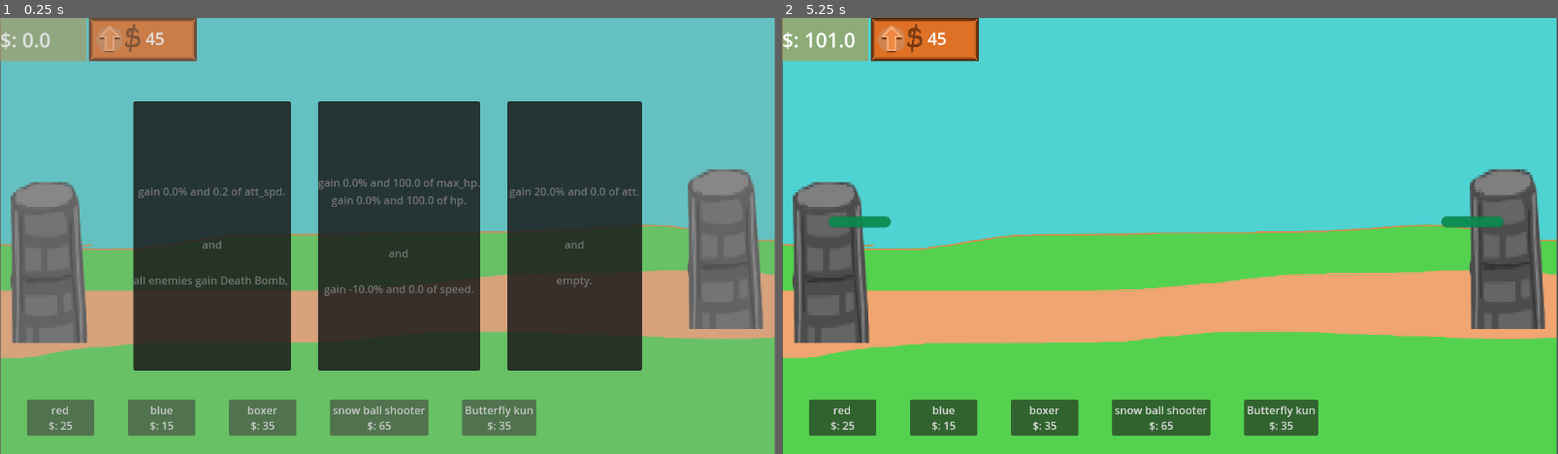
Above: before the commit, frames 1-2 (left to right).
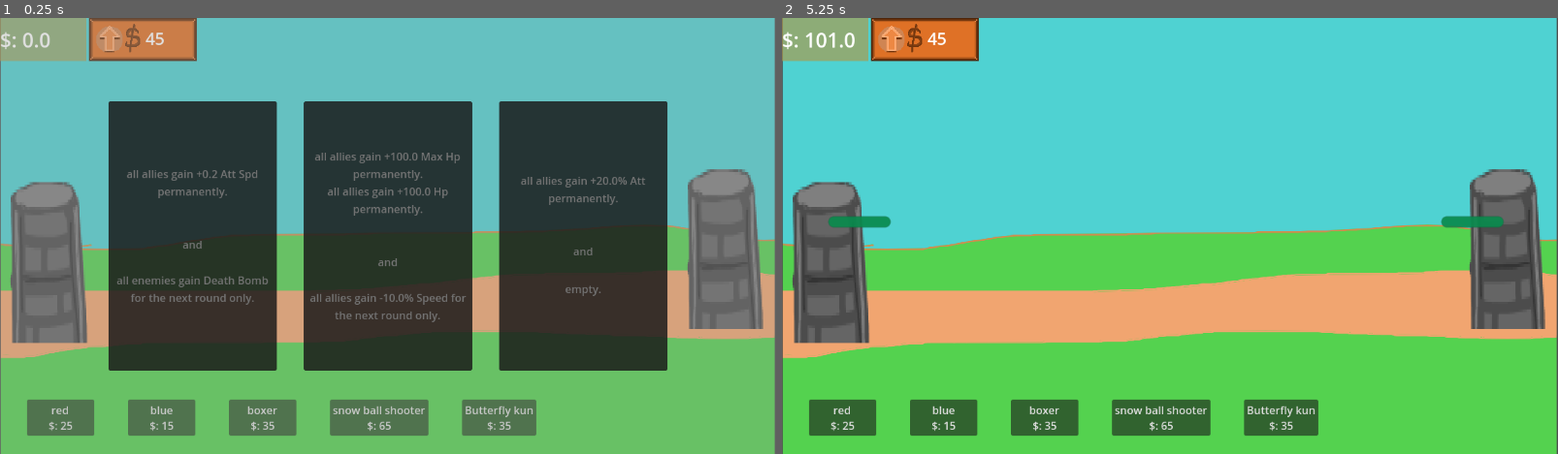
Above: after the commit, the same moments.

Repository: redmaker007/FFFight
Game: Godot game, scene res://scene/node_2d.tscn
The game is run twice, just before and just after one commit, with the same random seed, the same clock (stepped at 60 frames per second) and the same inputs.
Inputs (mouse positions are in pixels of both pictures, inside the frame that each line leads up to):
- Up to frame 1 (0.25 s): no input
- Up to frame 2 (5.25 s): click "45" at 0.5 s; click "red $: 25" at 1.25 s; click "blue $: 15" at 2 s; click "boxer $: 35" at 2.75 s; click "snow ball shooter $: 65" at 3.5 s; click "Butterfly kun $: 35" at 4.25 s; click (991, 236) at 5.02 s

The runs differ from the first frame. In frame 1, 9.7% of the frame differs, in the area x 14-86%, y 19-81%; in frame 2, nothing differs.

Commit message:
update0.79

Diff:
--- a/enemy_spawner.gd
+++ b/enemy_spawner.gd
@@ -8,7 +8,7 @@
 
 var GM
 
-var pool = ["red","blue","boxer","snow_b_s","butterfly_k"]
+var pool = ["red","blue","boxer","snow_b_s","bf_k"]
 var u_name
 
 var functioning
--- a/minion.gd
+++ b/minion.gd
@@ -186,13 +186,13 @@
 func play_hit_flash(t):
 	# 确保材质是唯一的 (Resource是共享的，不加这就所有怪一起闪)
 	# 注意：最好在 _ready 里做 duplicate，这里为了演示写在这里
-	if sprite.material:
+	if anim_sprite.material:
 		# 1. 设置为纯白
-		sprite.material.set_shader_parameter("flash_modifier", 0.5)
+		anim_sprite.material.set_shader_parameter("flash_modifier", 0.5)
 
 		# 2. 用 Tween 做一个快速的淡出动画 (0.1秒变回原色)
 		var tween = create_tween()
-		tween.tween_property(sprite.material, "shader_parameter/flash_modifier", 0.0, t)
+		tween.tween_property(anim_sprite.material, "shader_parameter/flash_modifier", 0.0, t)
 
 
 func attack_animation():
@@ -354,8 +354,8 @@
 
 	position = self.position - Vector2(0,size*50)
 	$health.value = 100
-	if sprite.material:
-		sprite.material = sprite.material.duplicate()
+	if anim_sprite.material:
+		anim_sprite.material = anim_sprite.material.duplicate()
 
 
 
--- a/resources/ability/death_bomb.tres
+++ b/resources/ability/death_bomb.tres
@@ -26,7 +26,7 @@
 [sub_resource type="Resource" id="Resource_yp6a8"]
 script = ExtResource("3_qut6n")
 target = SubResource("Resource_cm1u6")
-constant_damage_value = 50.0
+constant_damage_value = 20.0
 metadata/_custom_type_script = "uid://bre3b7pjo0lsm"
 
 [resource]
--- a/resources/hex/hex_3.tres
+++ b/resources/hex/hex_3.tres
@@ -14,7 +14,6 @@
 stat_str = "speed"
 percentage_change = -0.1
 target_selec = SubResource("Resource_sjbv6")
-one_time = false
 metadata/_custom_type_script = "uid://b03112umjschj"
 
 [sub_resource type="Resource" id="Resource_ioepy"]
@@ -26,6 +25,7 @@
 stat_str = "max_hp"
 addition_change = 100.0
 target_selec = SubResource("Resource_ioepy")
+one_time = false
 metadata/_custom_type_script = "uid://b03112umjschj"
 
 [sub_resource type="Resource" id="Resource_bmtxh"]
@@ -37,6 +37,7 @@
 stat_str = "hp"
 addition_change = 100.0
 target_selec = SubResource("Resource_bmtxh")
+one_time = false
 metadata/_custom_type_script = "uid://b03112umjschj"
 
 [resource]
--- a/resources/hex/hex_4.tres
+++ b/resources/hex/hex_4.tres
@@ -12,6 +12,7 @@
 [sub_resource type="Resource" id="Resource_sy4jd"]
 script = ExtResource("2_atlrb")
 X = 0.2
+one_time = false
 metadata/_custom_type_script = "uid://d0jfhbkrcy1xb"
 
 [resource]
--- a/resources/hex/hex_5.tres
+++ b/resources/hex/hex_5.tres
@@ -17,7 +17,7 @@
 script = ExtResource("4_07cdg")
 ability_l = Array[ExtResource("2_wqrmn")]([ExtResource("3_7aput")])
 target_selec = SubResource("Resource_2gq5l")
-one_time = false
+one_time = null
 metadata/_custom_type_script = "uid://d2by18j5333ew"
 
 [sub_resource type="Resource" id="Resource_61dnx"]
--- a/resources/hex/sub_hex/change_bank_money_rate_hex.gd
+++ b/resources/hex/sub_hex/change_bank_money_rate_hex.gd
@@ -10,5 +10,12 @@
 func hex_process_take_back(gm):
 	gm.ms.income_multiplyer = 1
 
-func get_description():
-	return "Gain "+str(X*100)+"% more money from bank."
+func get_description() -> String:
+	# 1. 组装基础句子
+	var base_desc = "Gain " + str(X * 100) + "% more money from the bank"
+
+	# 2. 根据 one_time 添加时间后缀
+	if one_time:
+		return base_desc + " for the next round only."
+	else:
+		return base_desc + " permanently."
--- a/resources/hex/sub_hex/give_target_stat.gd
+++ b/resources/hex/sub_hex/give_target_stat.gd
@@ -7,8 +7,40 @@
 
 @export var target_selec:target_selector
 
-func get_description():
-	return "gain "+str(percentage_change*100)+"% and "+str(addition_change)+" of "+str(stat_str)+"."
+func get_description() -> String:
+	# 1. 获取目标描述
+	var tar_desc = "Target"
+	if target_selec and target_selec.has_method("get_description"):
+		tar_desc = target_selec.get_description()
+
+	# 2. 智能拼接数值变化 (去掉为 0 的部分)
+	var changes = []
+	if percentage_change != 0:
+		# 如果是正数，加个 "+" 号更好看
+		var sign = "+" if percentage_change > 0 else ""
+		changes.append(sign + str(percentage_change * 100) + "%")
+
+	if addition_change != 0:
+		var sign = "+" if addition_change > 0 else ""
+		changes.append(sign + str(addition_change))
+
+	# 防御性检查：如果什么都没填
+	if changes.is_empty():
+		return "No stat changes."
+
+	var change_str = " and ".join(changes) # 拼成 "+10%" 或 "+10% and +5"
+
+	# 3. 美化属性名字 (例如: "max_hp" -> "Max Hp", "att" -> "Att")
+	var nice_stat_name = stat_str.replace("_", " ").capitalize()
+
+	# 4. 组装前半句: "[谁] 获得 [多少] 的 [什么属性]"
+	var base_desc = tar_desc + " gain " + change_str + " " + nice_stat_name
+
+	# 5. 加上你的时间后缀
+	if one_time:
+		return base_desc + " for the next round only."
+	else:
+		return base_desc + " permanently."
 
 func on_unit_spawn(m):
 	var tar = target_selec.tar_select(m)
--- a/resources/hex/sub_hex/give_x_money_hex.gd
+++ b/resources/hex/sub_hex/give_x_money_hex.gd
@@ -9,5 +9,12 @@
 
 	gm.ms.get_fund(X_money)
 
-func get_description():
-	return "gain "+str(X_money)+" money one time."
+func get_description() -> String:
+	# 基础描述
+	var base_desc = "gain " + str(X_money) + " money"
+
+	# 根据 one_time 决定后缀
+	if one_time:
+		return base_desc + " for the next round only." # 或者直接写 " once." (一次性)
+	else:
+		return base_desc + " every round." # 如果不是一次性，通常意味着每回合都会给钱
--- a/resources/hex/sub_hex/grant_ability_hex.gd
+++ b/resources/hex/sub_hex/grant_ability_hex.gd
@@ -14,15 +14,28 @@
 			t.add_ability(abd)
 		pass
 
-func get_description():
 
-	var ab_name=""
+func get_description() -> String:
+	# 1. 优雅地获取技能名称列表 (解决多余逗号的问题)
+	var ab_names = []
 	for a in ability_l:
-		ab_name += a.ability_name+", "
+		if a and "ability_name" in a:
+			ab_names.append(a.ability_name)
+
+	var ab_str = ", ".join(ab_names) # 这样会自动拼接成 "A, B, C" 格式
+
 	# 2. 获取目标描述
 	var tar_desc = "Units"
-	# 假设 target_selector 也有一个获取描述的方法
 	if target_selec and target_selec.has_method("get_description"):
 		tar_desc = target_selec.get_description()
 
-	return tar_desc + " gain " + ab_name
+	# 3. 拼接基础句子
+	var final_desc = tar_desc + " gain " + ab_str
+
+	# 4. 根据 one_time 追加持续时间描述
+	if one_time:
+		final_desc += " for the next round only."
+	else:
+		final_desc += " permanently." # 如果是永久的，加上这个词会让玩家更明确
+
+	return final_desc
--- a/scene/hex_select_button.tscn
+++ b/scene/hex_select_button.tscn
@@ -16,24 +16,30 @@
 size_flags_vertical = 4
 
 [node name="Label" type="Label" parent="VBoxContainer"]
+custom_minimum_size = Vector2(250, 30)
 layout_mode = 2
 text = "aa"
 horizontal_alignment = 1
 vertical_alignment = 1
+autowrap_mode = 3
 
 [node name="Label3" type="Label" parent="VBoxContainer"]
+custom_minimum_size = Vector2(250, 50)
 layout_mode = 2
 text = "
 and
 "
 horizontal_alignment = 1
 vertical_alignment = 1
+autowrap_mode = 3
 
 [node name="Label2" type="Label" parent="VBoxContainer"]
+custom_minimum_size = Vector2(250, 30)
 layout_mode = 2
 text = "hh"
 horizontal_alignment = 1
 vertical_alignment = 1
+autowrap_mode = 3
 
 [node name="button" type="Button" parent="."]
 layout_mode = 2
--- a/scene/minion_node.tscn
+++ b/scene/minion_node.tscn
@@ -39,6 +39,11 @@
 corner_radius_bottom_right = 4
 corner_radius_bottom_left = 4
 
+[sub_resource type="ShaderMaterial" id="ShaderMaterial_xfq3f"]
+shader = ExtResource("4_25jae")
+shader_parameter/flash_color = Color(1, 1, 1, 1)
+shader_parameter/flash_modifier = 0.0
+
 [sub_resource type="AtlasTexture" id="AtlasTexture_1uwkn"]
 atlas = ExtResource("11_xfq3f")
 region = Rect2(512, 0, 64, 64)
@@ -648,6 +653,7 @@
 script = ExtResource("3_25jae")
 
 [node name="Minion" type="Sprite2D" parent="."]
+visible = false
 material = SubResource("ShaderMaterial_xwy43")
 texture = ExtResource("4_xwy43")
 
@@ -684,6 +690,7 @@
 
 [node name="AnimatedSprite2D" type="AnimatedSprite2D" parent="."]
 visible = false
+material = SubResource("ShaderMaterial_xfq3f")
 sprite_frames = SubResource("SpriteFrames_gx10k")
 animation = &"bf_k attack"
 speed_scale = 2.0
Not shown: 1 places in scene/minion_node.tscn that only renumber resources
